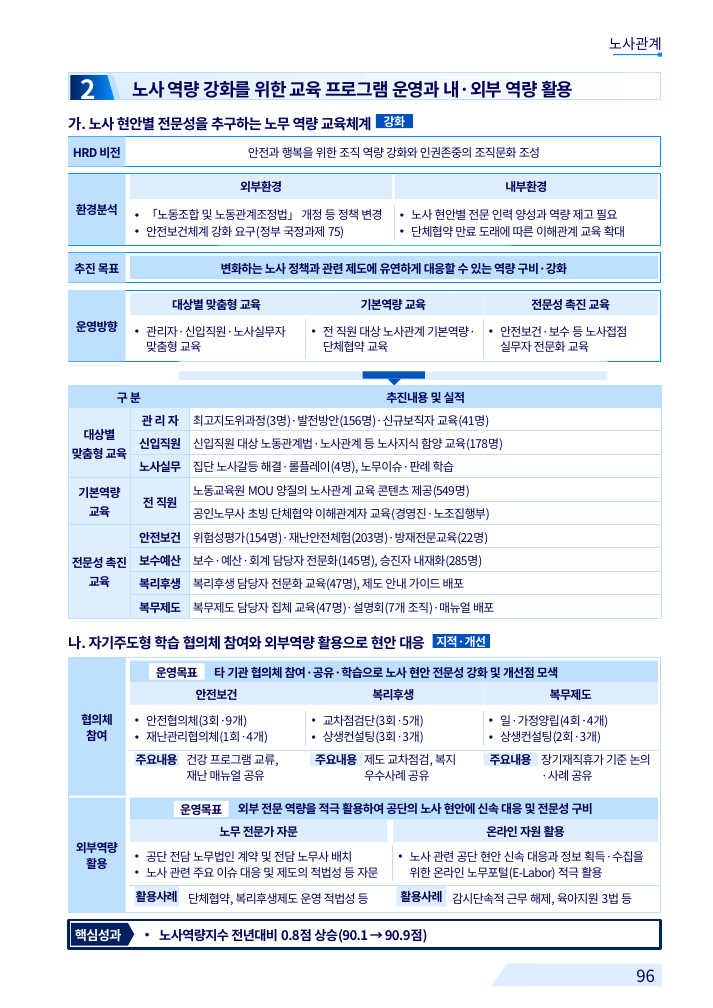
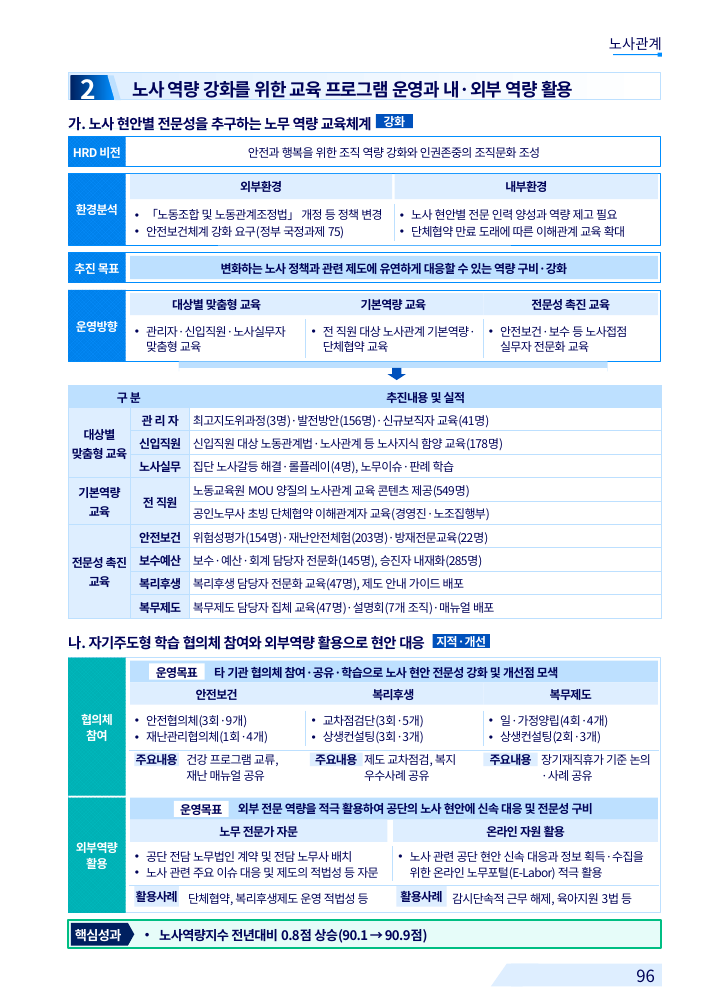
Before and after one commit to khjlsi-creator/claude, a slide deck: slide 4 of korad-경영평가-ppt/KORAD_경영평가_지면_재현_A4세로.pptx. Drawn at 713x1008 pixels with LibreOffice and Linux fonts; fonts in the diff are those of the drawing; background and template pictures are left out. Boxes give left, top, right and bottom in pixels: in the first picture for what was removed or moved away, otherwise in the second. Text is boxed around its words. In the diff, an @@ line names an element or a change of style, - is before the commit and + after.

```diff
--- a/korad-경영평가-ppt/KORAD_경영평가_지면_재현_A4세로.pptx
+++ b/korad-경영평가-ppt/KORAD_경영평가_지면_재현_A4세로.pptx
@@ rectangle added at <box>68,128,370,128</box>, fill #29FFBD @@
@@ text colour #000359 to #FFFFFF; fill #BDE0FF to pattern #0990FF on #0080EA in 4 elements at <box>68,136,126,166</box>, <box>68,174,126,246</box>, <box>68,253,126,283</box>, <box>68,290,126,361</box> @@
@@ rectangle: place and size @@
-rectangle at <box>179,361,608,371</box>
+rectangle at <box>179,361,608,367</box>
@@ rectangle at <box>179,361,608,367</box>: fill #FFFFFF to #BDE0FF @@
@@ rectangle removed at <box>179,361,608,380</box> @@
@@ rectangle added at <box>179,361,179,371</box>, fill #BDE0FF @@
@@ rectangle removed at <box>363,372,425,378</box> @@
@@ triangle removed at <box>387,378,401,385</box> @@
@@ down arrow added at <box>387,368,406,380</box>, fill #0051BC @@
@@ rectangle added at <box>607,361,607,371</box>, fill #BDE0FF @@
@@ rectangle "협의체" at <box>68,658,126,796</box>: text colour #000359 to #FFFFFF; fill #BDE0FF to pattern #00BEC2 on #00B0B4 @@
@@ rectangle added at <box>68,648,425,648</box>, fill #29FFBD @@
@@ rectangle "외부역량" at <box>68,797,126,913</box>: text colour #000359 to #FFFFFF; fill #BDE0FF to pattern #00BEC2 on #00B0B4 @@
@@ rectangle at <box>68,920,660,948</box>: fill #FFFFFF to #E6FCF9; outline #002060 2.25 pt to #00BE83 1.5 pt @@
```
Also in this commit, not shown: 4 other slides changed, 8 other files.
